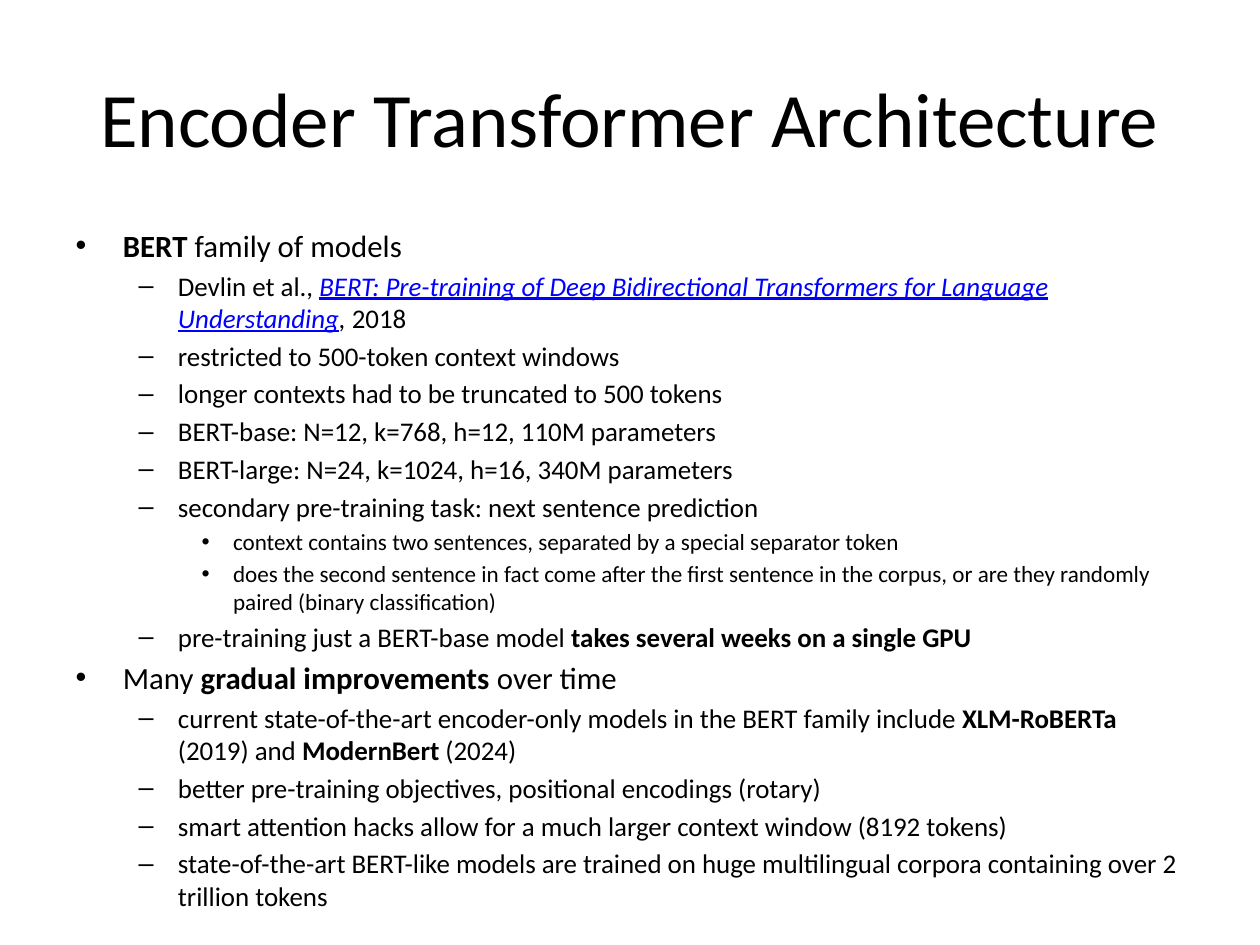
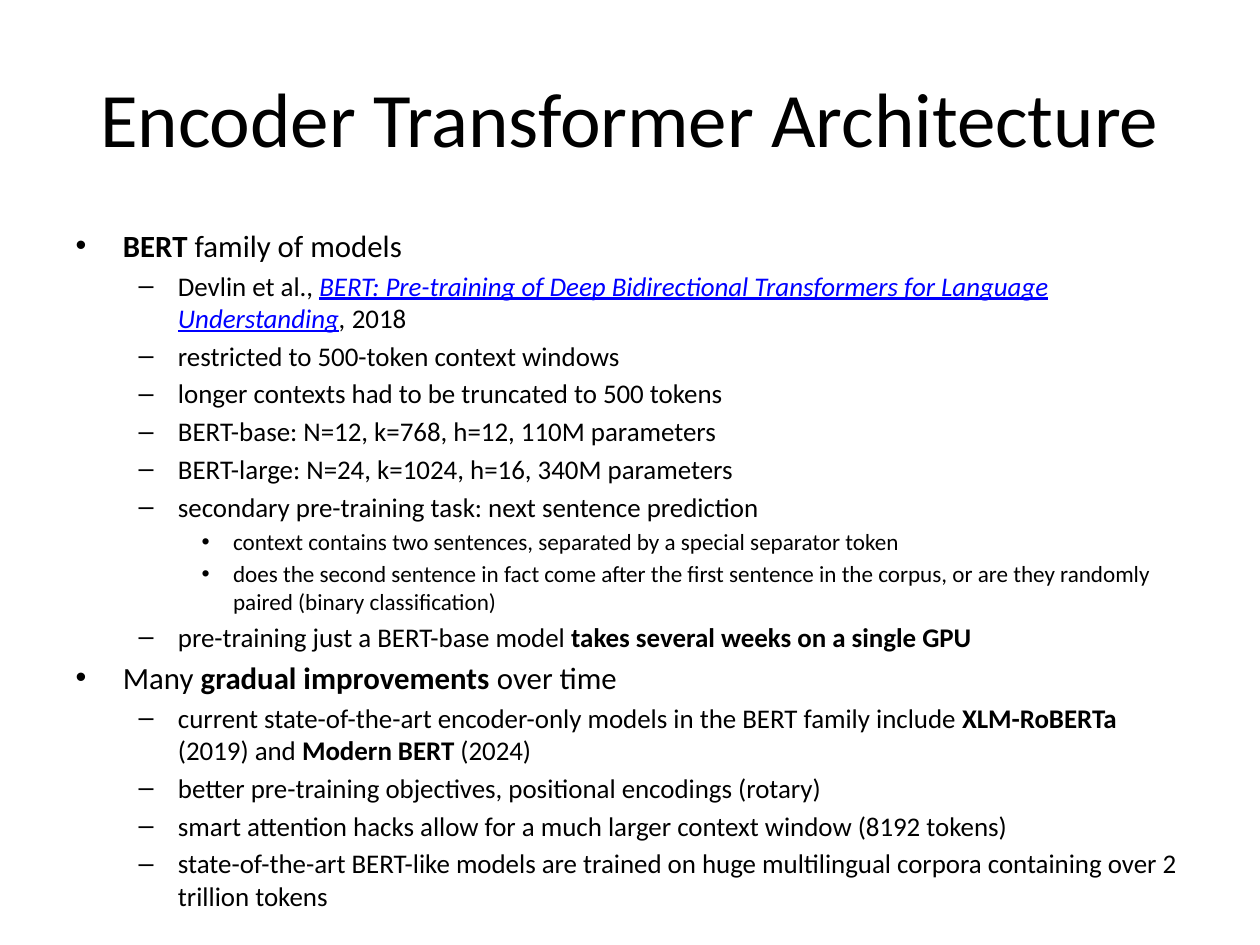
Before and after one commit to Clinical-Bioinformatics-Debrecen/generative_ai_2025, a slide deck: slide 27 of 6.pptx. Drawn at 1260x945 pixels with LibreOffice and Linux fonts; fonts in the diff are those of the drawing. Boxes give left, top, right and bottom in pixels: in the first picture for what was removed or moved away, otherwise in the second. Text is boxed around its words. In the diff, an @@ line names an element or a change of style, - is before the commit and + after.

Commit message:
Fix typos and other small mistakes

```diff
--- a/6.pptx
+++ b/6.pptx
@@ text at [178,709,1117,764]: text changed @@
-  – current state-of-the-art encoder-only models in the BERT family include XLM-RoBERTa (2019) and ModernBert (2024)
+  – current state-of-the-art encoder-only models in the BERT family include XLM-RoBERTa (2019) and Modern BERT (2024)
```
Also in this commit, not shown: 6 other slides changed.
